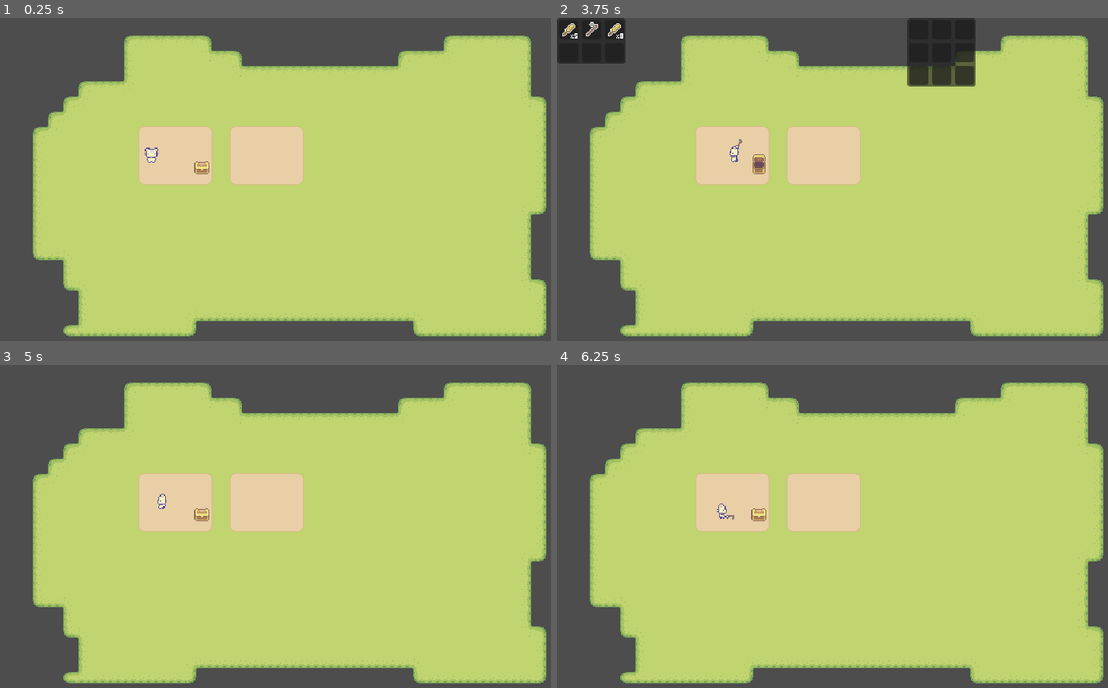
Above: before the commit, frames 1-4 (two rows, left to right).
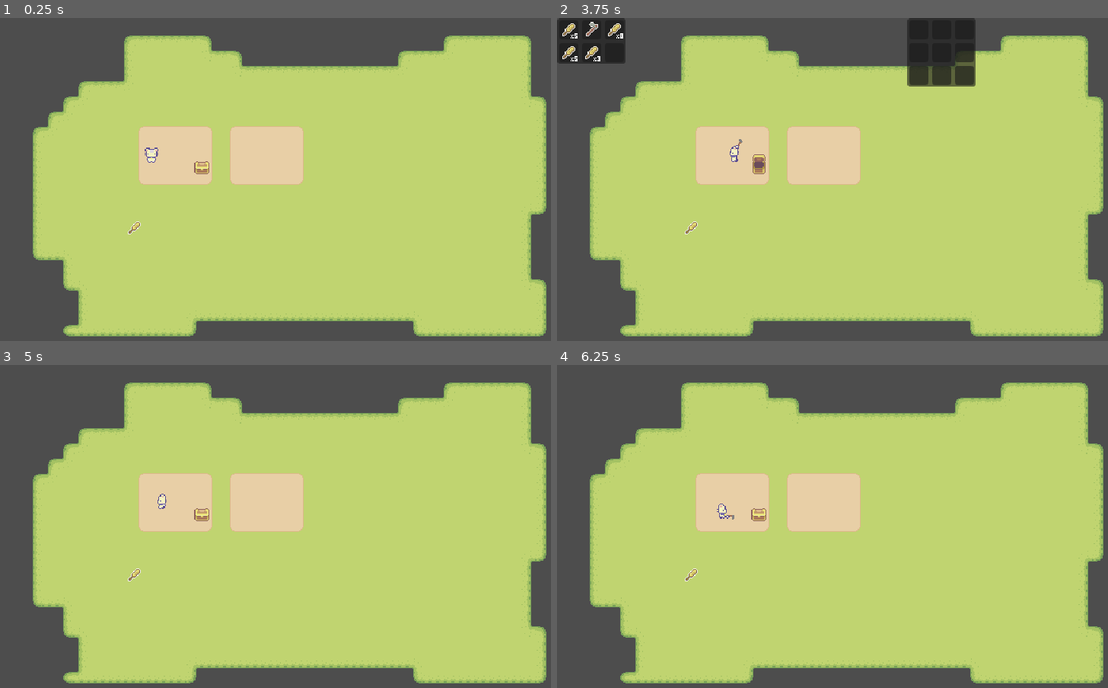
Above: after the commit, the same moments.

Repository: Sirrender-krr/simple_project_20251123
Game: Godot game, scene res://test_scenes/main.tscn
The game is run twice, just before and just after one commit, with the same random seed, the same clock (stepped at 60 frames per second) and the same inputs. The project has no main scene, so this scene is started directly.
Inputs (mouse positions are in pixels of both pictures, inside the frame that each line leads up to):
- Up to frame 1 (0.25 s): no input
- Up to frame 2 (3.75 s): tap Enter at 0.5, 2.75 s; move the mouse to (997, 173) at 0.52 s; hold D (right) 0.53-1.28 s; click (997, 173) at 0.6 s; tap Space at 1.25 s; move the mouse to (738, 205) at 1.27 s; hold S (down) 1.28-2.03 s; tap E (interact) at 1.35, 3.6 s; click (738, 205) at 1.42 s; move the mouse to (920, 114) at 2.02 s; hold D (right) 2.03-2.78 s; hold Shift (run) 2.03-2.78 s; click (920, 114) at 2.17 s; move the mouse to (832, 257) at 2.77 s; hold W (up) 2.78-3.53 s; click (832, 257) at 2.85 s; move the mouse to (1041, 240) at 3.52 s; hold A (left) from 3.53 s (still down); click (1041, 240) at 3.67 s
- Up to frame 3 (5 s): keep holding A (left); tap Tab (inventory) at 4.15 s; move the mouse to (121, 484) at 4.27 s; tap Shift (run) at 4.35 s; click (121, 484) at 4.42 s
- Up to frame 4 (6.25 s): move the mouse to (893, 536) at 5.02 s; release A (left) at 5.03 s; hold S (down) 5.03-5.78 s; click (893, 536) at 5.1 s; move the mouse to (771, 452) at 5.77 s; hold D (right) from 5.78 s (still down); tap E (interact) at 5.85 s; click (771, 452) at 5.92 s

The runs differ from the first frame. In frame 1, less than 0.1% of the frame differs, in the area x 23-26%, y 62-67%; in frame 2, 0.2%, in the area x 0-26%, y 8-67%; in frame 3, less than 0.1%; in frame 4, less than 0.1%.

Commit message:
on implementing inventory 6
- added pickups
- added drop items (single, all, close inventory drop)
- drop position near to player

Diff:
--- /dev/null
+++ b/inventory/Pickups/pickup.gd
@@ -0,0 +1,12 @@
+extends Area2D
+
+@export var slot_data: SlotData
+
+@onready var sprite_2d: Sprite2D = $Sprite2D
+
+func _ready() -> void:
+	sprite_2d.texture = slot_data.item_data.texture
+
+func _on_body_entered(body: Node2D) -> void:
+	if body.inventory_data.pick_up_slot_data(slot_data):
+		queue_free()
--- /dev/null
+++ b/inventory/Pickups/pickup.tscn
@@ -0,0 +1,26 @@
+[gd_scene load_steps=5 format=3 uid="uid://chv2adphvovra"]
+
+[ext_resource type="Script" uid="uid://cgmmdyk1r2fsu" path="res://inventory/Pickups/pickup.gd" id="1_smvlh"]
+[ext_resource type="Texture2D" uid="uid://cncg8ia84dit7" path="res://assets/Sprout Lands - Sprites - Basic pack (2)/Objects/Basic_Plants.png" id="1_uyp7x"]
+
+[sub_resource type="AtlasTexture" id="AtlasTexture_smvlh"]
+atlas = ExtResource("1_uyp7x")
+region = Rect2(80, 0, 16, 16)
+
+[sub_resource type="CircleShape2D" id="CircleShape2D_ndhiy"]
+radius = 8.0
+
+[node name="Pickup" type="Area2D"]
+collision_layer = 4
+collision_mask = 2
+script = ExtResource("1_smvlh")
+
+[node name="Sprite2D" type="Sprite2D" parent="."]
+texture = SubResource("AtlasTexture_smvlh")
+offset = Vector2(0, -6)
+
+[node name="CollisionShape2D" type="CollisionShape2D" parent="."]
+position = Vector2(0, -5)
+shape = SubResource("CircleShape2D_ndhiy")
+
+[connection signal="body_entered" from="." to="." method="_on_body_entered"]
--- a/inventory/inventory_data.gd
+++ b/inventory/inventory_data.gd
@@ -44,5 +44,21 @@
 	else:
 		return null
 
+func pick_up_slot_data(slot_data: SlotData) -> bool:
+
+	for index in slot_datas.size():
+		if slot_datas[index] and slot_datas[index].can_fully_merge_with(slot_data):
+			slot_datas[index].fully_merge_with(slot_data)
+			inventory_updated.emit(self)
+			return true
+
+	for index in slot_datas.size():
+		if not slot_datas[index]:
+			slot_datas[index] = slot_data
+			inventory_updated.emit(self)
+			return true
+
+	return false
+
 func on_slot_clicked(index: int, button:int) -> void:
 	inventory_interact.emit(self,index,button)
--- a/inventory/player_inventory.tres
+++ b/inventory/player_inventory.tres
@@ -23,7 +23,19 @@
 quantity = 8
 metadata/_custom_type_script = "uid://c5cprt1l0e75w"
 
+[sub_resource type="Resource" id="Resource_65xq6"]
+script = ExtResource("2_x0x00")
+item_data = ExtResource("3_e8alh")
+quantity = 5
+metadata/_custom_type_script = "uid://c5cprt1l0e75w"
+
+[sub_resource type="Resource" id="Resource_3ih0p"]
+script = ExtResource("2_x0x00")
+item_data = ExtResource("3_e8alh")
+quantity = 3
+metadata/_custom_type_script = "uid://c5cprt1l0e75w"
+
 [resource]
 script = ExtResource("1_fge2b")
-slot_datas = Array[ExtResource("2_x0x00")]([SubResource("Resource_qiluv"), SubResource("Resource_m5o6q"), SubResource("Resource_fi1x0"), null, null, null])
+slot_datas = Array[ExtResource("2_x0x00")]([SubResource("Resource_qiluv"), SubResource("Resource_m5o6q"), SubResource("Resource_fi1x0"), SubResource("Resource_65xq6"), SubResource("Resource_3ih0p"), null])
 metadata/_custom_type_script = "uid://dncgayh5t1qfq"
--- a/project.godot
+++ b/project.godot
@@ -75,6 +75,7 @@
 2d_physics/layer_1="Ground"
 2d_physics/layer_2="Player"
 2d_physics/layer_3="Pick_ups"
+2d_physics/layer_4="Objects"
 
 [rendering]
 
--- a/scenes/chest.tscn
+++ b/scenes/chest.tscn
@@ -54,6 +54,7 @@
 radius = 23.0
 
 [node name="Chest" type="StaticBody2D" groups=["external_inventory"]]
+collision_layer = 8
 collision_mask = 2
 script = ExtResource("1_sy5e1")
 inventory_data = ExtResource("2_gqd3d")
--- a/scenes/player.tscn
+++ b/scenes/player.tscn
@@ -394,7 +394,7 @@
 [node name="Player" type="CharacterBody2D"]
 y_sort_enabled = true
 collision_layer = 2
-collision_mask = 5
+collision_mask = 13
 script = ExtResource("1_g2els")
 tools = 1
 inventory_data = ExtResource("2_dqkch")
--- a/scripts/inventory_interface.gd
+++ b/scripts/inventory_interface.gd
@@ -1,4 +1,6 @@
 extends Control
+
+signal drop_slot_data(slot_data: SlotData)
 
 var grabbed_slot_data: SlotData
 var external_inventory_owner
@@ -53,3 +55,24 @@
 		grab_slot.set_slot_data(grabbed_slot_data)
 	else:
 		grab_slot.hide()
+
+func _on_gui_input(event: InputEvent) -> void:
+	if event is InputEventMouseButton\
+	and event.is_pressed()\
+	and grabbed_slot_data:
+
+		match event.button_index:
+			MOUSE_BUTTON_LEFT:
+				drop_slot_data.emit(grabbed_slot_data)
+				grabbed_slot_data = null
+			MOUSE_BUTTON_RIGHT:
+				drop_slot_data.emit(grabbed_slot_data.create_single_slot_data())
+				if grabbed_slot_data.quantity < 1:
+					grabbed_slot_data = null
+		update_grabbed_slot()
+
+func _on_visibility_changed() -> void:
+	if not visible and grabbed_slot_data:
+		drop_slot_data.emit(grabbed_slot_data)
+		grabbed_slot_data = null
+		update_grabbed_slot()
--- a/test_scenes/main.gd
+++ b/test_scenes/main.gd
@@ -1,10 +1,14 @@
 extends Node2D
+
+const PickUp = preload("res://inventory/Pickups/pickup.tscn")
+
 @onready var player: Player = $Player
 @onready var inventory_interface: Control = $CanvasLayer/InventoryInterface
 
 func _ready() -> void:
 	player.toggle_inventory.connect(toggle_inventory_interface)
 	inventory_interface.set_player_inventory_data(player.inventory_data)
+	inventory_interface.drop_slot_data.connect(_on_inventory_interface_drop_slot_data)
 
 	for node in get_tree().get_nodes_in_group("external_inventory"):
 		node.toggle_inventory.connect(toggle_inventory_interface)
@@ -16,3 +20,25 @@
 		inventory_interface.set_external_inventory(external_inventory_owner)
 	else:
 		inventory_interface.clear_external_inventory()
+
+func _on_inventory_interface_drop_slot_data(slot_data: SlotData) -> void:
+	var pick_up = PickUp.instantiate()
+	pick_up.slot_data = slot_data
+	pick_up.position = position_in_radius()
+	add_child(pick_up)
+
+##calculate drop position
+func position_in_radius() -> Vector2:
+	var radius = 30
+	var mouse_pos = get_global_mouse_position()
+	var direction_vector = mouse_pos - player.global_position
+	var normal_dir = direction_vector.normalized()
+	var return_position = player.global_position + (normal_dir * radius)
+
+	var dis = normal_dir * radius
+	var distance = dis.length()
+
+	if direction_vector.length() < distance:
+		return mouse_pos
+	else:
+		return return_position
--- a/test_scenes/main.tscn
+++ b/test_scenes/main.tscn
@@ -9,6 +9,9 @@
 [ext_resource type="Script" uid="uid://cvcrfk3tq2216" path="res://scripts/inventory_interface.gd" id="6_tqlsa"]
 [ext_resource type="PackedScene" uid="uid://dqi6l3jbvv3hh" path="res://inventory/slot.tscn" id="8_3jl6o"]
 [ext_resource type="PackedScene" uid="uid://dx1ed0nbeqx33" path="res://scenes/chest.tscn" id="9_4yngn"]
+[ext_resource type="PackedScene" uid="uid://chv2adphvovra" path="res://inventory/Pickups/pickup.tscn" id="10_87bok"]
+[ext_resource type="Resource" uid="uid://crvjaqgjpmjm6" path="res://inventory/item_resources/corn.tres" id="11_arowr"]
+[ext_resource type="Script" uid="uid://c5cprt1l0e75w" path="res://inventory/slot_data.gd" id="12_758ji"]
 
 [sub_resource type="TileSetAtlasSource" id="TileSetAtlasSource_wac34"]
 texture = ExtResource("1_umdci")
@@ -870,6 +873,12 @@
 terrain_set_0/terrain_0/color = Color(0.568282, 0.358472, 0.254788, 1)
 sources/1 = SubResource("TileSetAtlasSource_i6bp4")
 
+[sub_resource type="Resource" id="Resource_arowr"]
+script = ExtResource("12_758ji")
+item_data = ExtResource("11_arowr")
+quantity = 1
+metadata/_custom_type_script = "uid://c5cprt1l0e75w"
+
 [node name="Main" type="Node2D"]
 y_sort_enabled = true
 script = ExtResource("1_sextl")
@@ -923,3 +932,10 @@
 
 [node name="Chest" parent="." instance=ExtResource("9_4yngn")]
 position = Vector2(212, 164)
+
+[node name="Pickup" parent="." instance=ExtResource("10_87bok")]
+position = Vector2(141, 226)
+slot_data = SubResource("Resource_arowr")
+
+[connection signal="gui_input" from="CanvasLayer/InventoryInterface" to="CanvasLayer/InventoryInterface" method="_on_gui_input"]
+[connection signal="visibility_changed" from="CanvasLayer/InventoryInterface" to="CanvasLayer/InventoryInterface" method="_on_visibility_changed"]
Not shown, added: inventory/Pickups/pickup.gd.uid
Not shown: 1 places in inventory/player_inventory.tres that only renumber resources
Not shown: 1 places in test_scenes/main.tscn that only renumber resources
